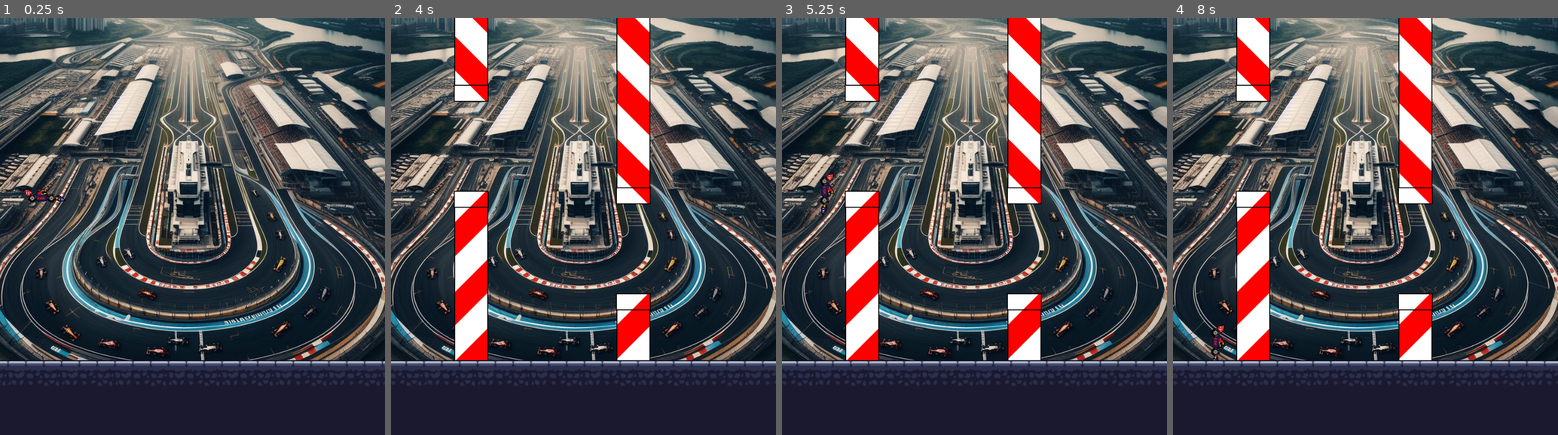
Above: before the commit, frames 1-4 (left to right).
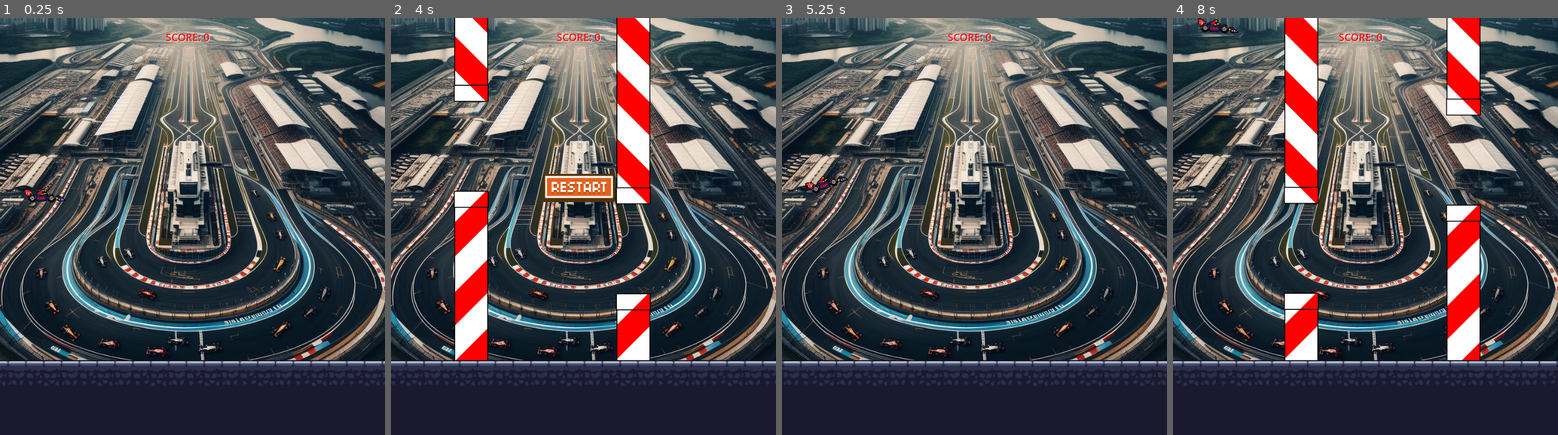
Above: after the commit, the same moments.

Repository: joelmunu/FlappyF1
Game: Godot game, scene res://scenes/Main.tscn
Same seed, same stepped clock (60 frames per second), same inputs: the game is played once before the commit and once after it.
Inputs (mouse positions are in pixels of both pictures, inside the frame that each line leads up to):
- Up to frame 1 (0.25 s): no input
- Up to frame 2 (4 s): tap Enter at 0.5 s; move the mouse to (668, 205) at 0.52 s; click (668, 205) at 0.67 s; move the mouse to (506, 247) at 1.27 s; click (506, 247) at 1.42 s; move the mouse to (622, 134) at 2.02 s; click (622, 134) at 2.17 s; move the mouse to (564, 309) at 2.77 s; click (564, 309) at 2.92 s; move the mouse to (699, 289) at 3.52 s; click (699, 289) at 3.67 s
- Up to frame 3 (5.25 s): click (970, 188) at 4.27 s; move the mouse to (859, 163) at 5.02 s; click (859, 163) at 5.17 s
- Up to frame 4 (8 s): move the mouse to (1384, 226) at 5.77 s; click (1384, 226) at 5.92 s; move the mouse to (1307, 122) at 6.52 s; click (1307, 122) at 6.67 s; move the mouse to (1450, 205) at 7.27 s; click (1450, 205) at 7.42 s

The runs differ from the first frame. In frame 1, 0.1% of the frame differs, in the area x 43-55%, y 3-6%; in frame 2, 1.4%; in frame 3, 12%; in frame 4, 23%, in the area x 0-100%, y 0-89%.

Commit message:
Feature: Ahora se muestra la puntuación del jugador, y esta aumenta cada vez que el jugador sortea un obstáculo. Además se ha añadido un botón de reinicio de partida.

Diff:
--- a/scenes/Main.gd
+++ b/scenes/Main.gd
@@ -23,6 +23,9 @@
 	game_over = false
 	score = 0
 	scroll = 0
+	$ScoreLabel.text = "SCORE: " + str(score)
+	$Reset.hide()
+	get_tree().call_group("pipes", "queue_free")
 	pipes.clear()
 	generate_pipes()
 	$Player.reset()
@@ -62,8 +65,13 @@
 	pipe.position.x = screen_size.x + PIPE_DELAY
 	pipe.position.y = (screen_size.y - ground_height) / 2  + randi_range(-PIPE_RANGE, PIPE_RANGE)
 	pipe.hit.connect(player_hit)
+	pipe.scored.connect(scored)
 	add_child(pipe)
 	pipes.append(pipe)
+
+func scored():
+	score += 1
+	$ScoreLabel.text = "SCORE: " + str(score)
 
 func check_top():
 	if $Player.position.y < 0:
@@ -79,7 +87,12 @@
 	$Player.flying = false
 	game_running = false
 	game_over = true
+	$Reset.show()
 
 func _on_ground_body_entered(body):
 	$Player.falling = false
 	stop_game()
+
+
+func _on_reset_restart():
+	new_game()
--- a/scenes/Main.tscn
+++ b/scenes/Main.tscn
@@ -1,10 +1,11 @@
-[gd_scene load_steps=6 format=3 uid="uid://p5dc8qrc1r1n"]
+[gd_scene load_steps=7 format=3 uid="uid://p5dc8qrc1r1n"]
 
 [ext_resource type="Texture2D" uid="uid://wmvh6rad7isr" path="res://assets/background/background.jpeg" id="1_2s82w"]
 [ext_resource type="Script" path="res://scenes/Main.gd" id="1_b3g7k"]
 [ext_resource type="PackedScene" uid="uid://6pafh6aenlqg" path="res://scenes/Player.tscn" id="3_ebbni"]
 [ext_resource type="PackedScene" uid="uid://qidwvavpxehf" path="res://scenes/Ground.tscn" id="4_6tshf"]
 [ext_resource type="PackedScene" uid="uid://bw2gymky80ky5" path="res://scenes/Pipe.tscn" id="5_0m3jj"]
+[ext_resource type="PackedScene" uid="uid://c27yga81jdgev" path="res://scenes/Reset.tscn" id="6_22dcb"]
 
 [node name="Main" type="Node2D"]
 script = ExtResource("1_b3g7k")
@@ -22,6 +23,28 @@
 [node name="PipeTimer" type="Timer" parent="."]
 wait_time = 1.5
 
+[node name="ScoreLabel" type="Label" parent="."]
+z_index = 1
+anchors_preset = 8
+anchor_left = 0.5
+anchor_top = 0.5
+anchor_right = 0.5
+anchor_bottom = 0.5
+offset_left = 372.0
+offset_top = 27.0
+offset_right = 471.0
+offset_bottom = 69.0
+grow_horizontal = 2
+grow_vertical = 2
+size_flags_horizontal = 4
+theme_override_colors/font_color = Color(1, 0, 0, 1)
+theme_override_colors/font_shadow_color = Color(1, 1, 1, 1)
+theme_override_font_sizes/font_size = 23
+text = "SCORE: 0"
+
+[node name="Reset" parent="." instance=ExtResource("6_22dcb")]
+
 [connection signal="body_entered" from="Ground" to="." method="_on_ground_body_entered"]
 [connection signal="hit" from="Ground" to="." method="_on_ground_hit"]
 [connection signal="timeout" from="PipeTimer" to="." method="_on_pipe_timer_timeout"]
+[connection signal="restart" from="Reset" to="." method="_on_reset_restart"]
--- a/scenes/Pipe.gd
+++ b/scenes/Pipe.gd
@@ -1,6 +1,11 @@
 extends Area2D
 
 signal hit
+signal scored
 
 func _on_body_entered(body):
 	hit.emit()
+
+
+func _on_score_area_2d_body_entered(body):
+	scored.emit()
--- a/scenes/Pipe.tscn
+++ b/scenes/Pipe.tscn
@@ -12,7 +12,10 @@
 [sub_resource type="RectangleShape2D" id="RectangleShape2D_ptml2"]
 size = Vector2(72, 521.5)
 
-[node name="Pipe" type="Area2D"]
+[sub_resource type="RectangleShape2D" id="RectangleShape2D_onbbd"]
+size = Vector2(20, 203)
+
+[node name="Pipe" type="Area2D" groups=["pipes"]]
 script = ExtResource("1_etfii")
 
 [node name="Lower" type="Sprite2D" parent="."]
@@ -36,4 +39,11 @@
 position = Vector2(0, 400)
 shape = SubResource("RectangleShape2D_ptml2")
 
+[node name="ScoreArea2D" type="Area2D" parent="."]
+
+[node name="CollisionShape2D" type="CollisionShape2D" parent="ScoreArea2D"]
+position = Vector2(64, 0.5)
+shape = SubResource("RectangleShape2D_onbbd")
+
 [connection signal="body_entered" from="." to="." method="_on_body_entered"]
+[connection signal="body_entered" from="ScoreArea2D" to="." method="_on_score_area_2d_body_entered"]
--- /dev/null
+++ b/scenes/Reset.gd
@@ -0,0 +1,6 @@
+extends CanvasLayer
+
+signal restart
+
+func _on_restart_button_pressed():
+	restart.emit()
--- /dev/null
+++ b/scenes/Reset.tscn
@@ -0,0 +1,27 @@
+[gd_scene load_steps=6 format=3 uid="uid://c27yga81jdgev"]
+
+[ext_resource type="Texture2D" uid="uid://bvipwlguiw4a6" path="res://assets/restart.png" id="1_50tku"]
+[ext_resource type="Script" path="res://scenes/Reset.gd" id="1_hphn5"]
+
+[sub_resource type="StyleBoxTexture" id="StyleBoxTexture_5f3qm"]
+texture = ExtResource("1_50tku")
+
+[sub_resource type="StyleBoxTexture" id="StyleBoxTexture_36n1f"]
+texture = ExtResource("1_50tku")
+
+[sub_resource type="StyleBoxTexture" id="StyleBoxTexture_miqfv"]
+texture = ExtResource("1_50tku")
+
+[node name="Reset" type="CanvasLayer"]
+script = ExtResource("1_hphn5")
+
+[node name="RestartButton" type="Button" parent="."]
+offset_left = 342.0
+offset_top = 350.0
+offset_right = 502.0
+offset_bottom = 413.0
+theme_override_styles/normal = SubResource("StyleBoxTexture_5f3qm")
+theme_override_styles/hover = SubResource("StyleBoxTexture_36n1f")
+theme_override_styles/pressed = SubResource("StyleBoxTexture_miqfv")
+
+[connection signal="pressed" from="RestartButton" to="." method="_on_restart_button_pressed"]
Binary file added: assets/restart.png
Not shown, added: assets/restart.png.import
Not shown: 1 places in scenes/Pipe.tscn that only renumber resources
